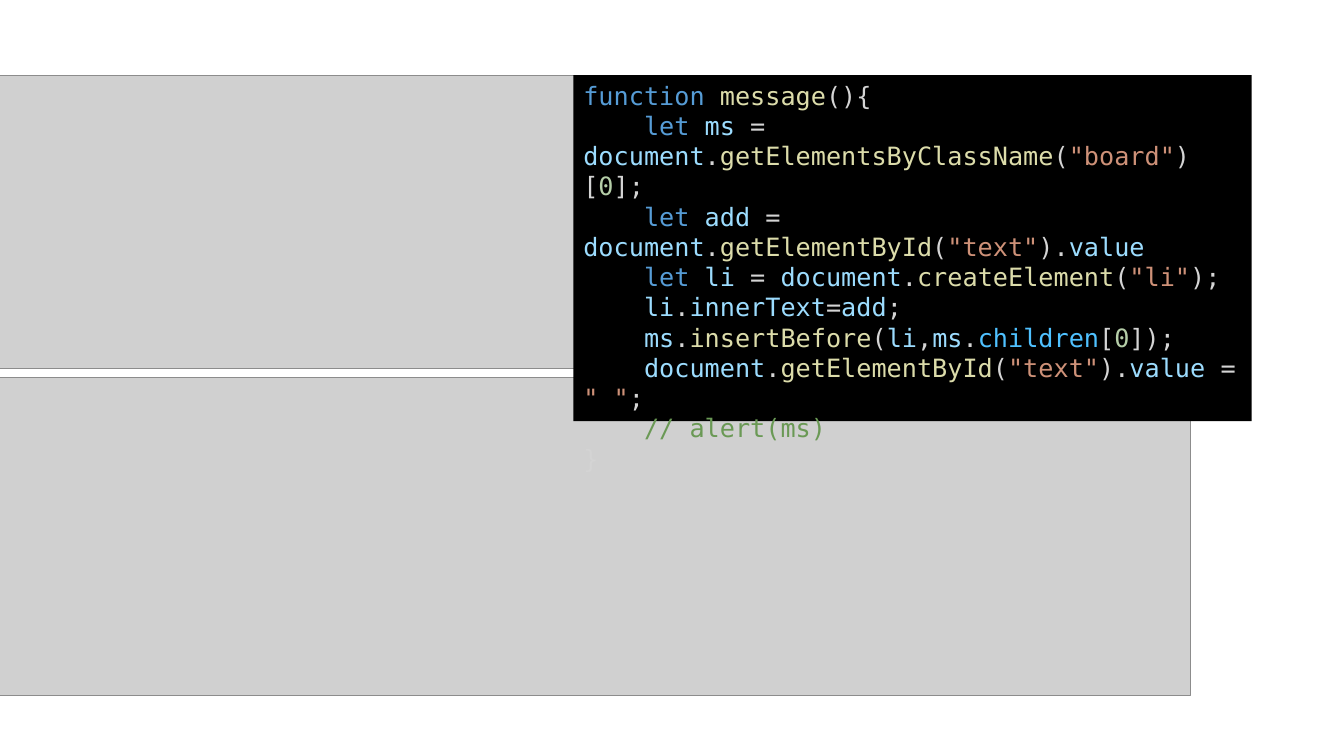
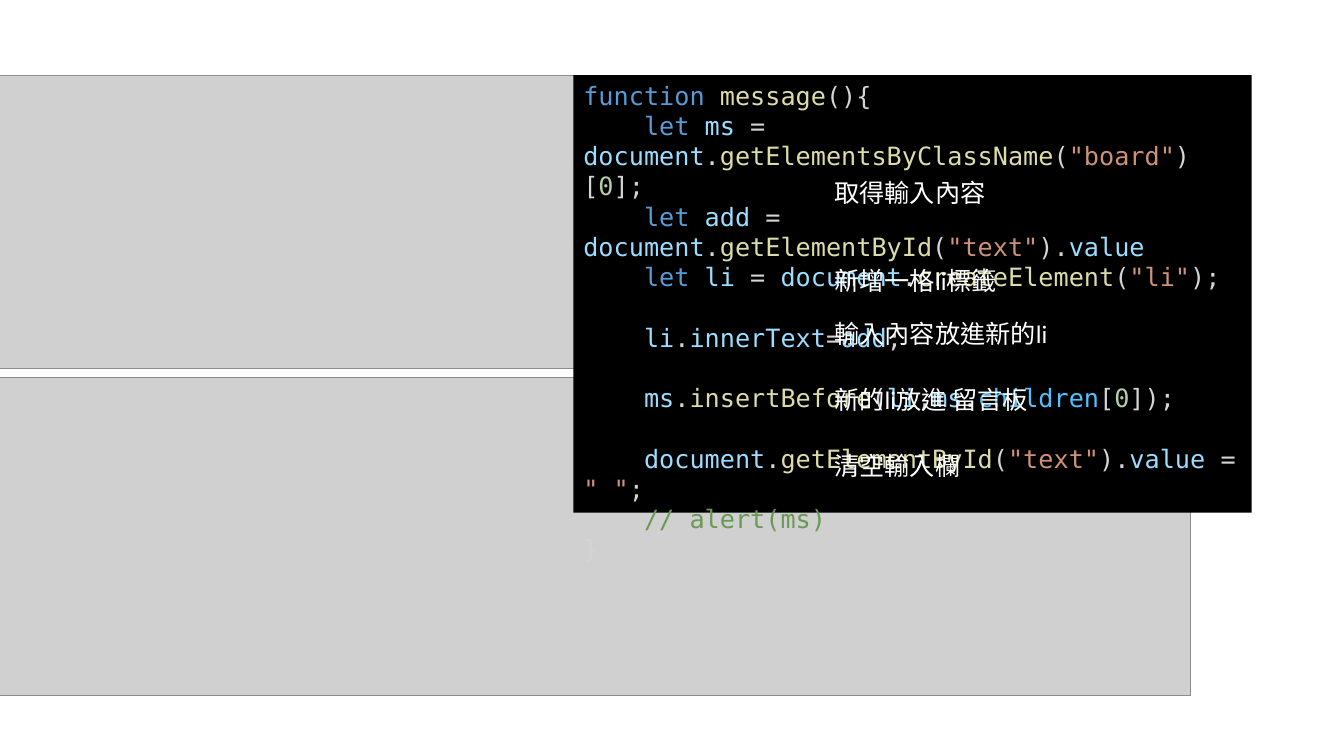
Before and after one commit to Oscar3488/Oscar3488.github.io, a slide deck: slide 8 of 網頁.pptx. Drawn at 1344x756 pixels with LibreOffice and Linux fonts; fonts in the diff are those of the drawing; grey boxes stand for pictures. Boxes give left, top, right and bottom in pixels: in the first picture for what was removed or moved away, otherwise in the second. Text is boxed around its words. In the diff, an @@ line names an element or a change of style, - is before the commit and + after.

```diff
--- a/網頁.pptx
+++ b/網頁.pptx
@@ rectangle "function message(){": place and size @@
-rectangle "function message(){" at bbox=[574, 75, 1252, 420]
+rectangle "function message(){" at bbox=[574, 75, 1252, 512]
@@ text added at bbox=[834, 180, 985, 204], 18 pt, text #FFFFFF @@
+取得輸入內容
@@ text added at bbox=[834, 268, 997, 292], 18 pt, text #FFFFFF @@
+新增一格li標籤
@@ text added at bbox=[834, 321, 1047, 349], 18 pt, text #FFFFFF @@
+輸入內容放進新的li
@@ text added at bbox=[834, 387, 1028, 411], 18 pt, text #FFFFFF @@
+新的li放進 留言板
@@ text added at bbox=[834, 450, 960, 477], 18 pt, text #FFFFFF @@
+清空輸入欄
```
Also in this commit, not shown: 6 other slides changed, 1 slide added, 1 slide removed, 2 other files.
